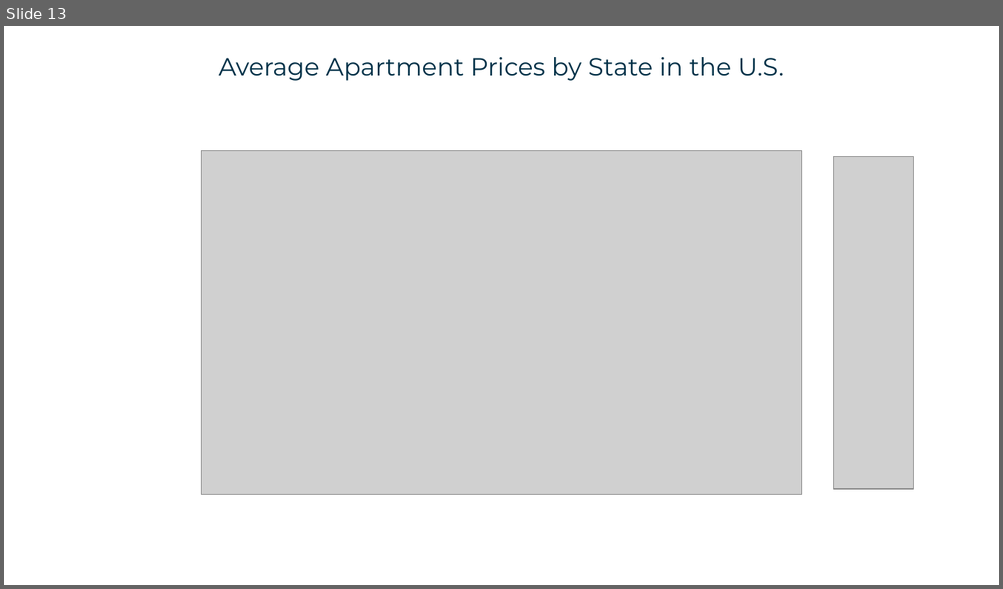
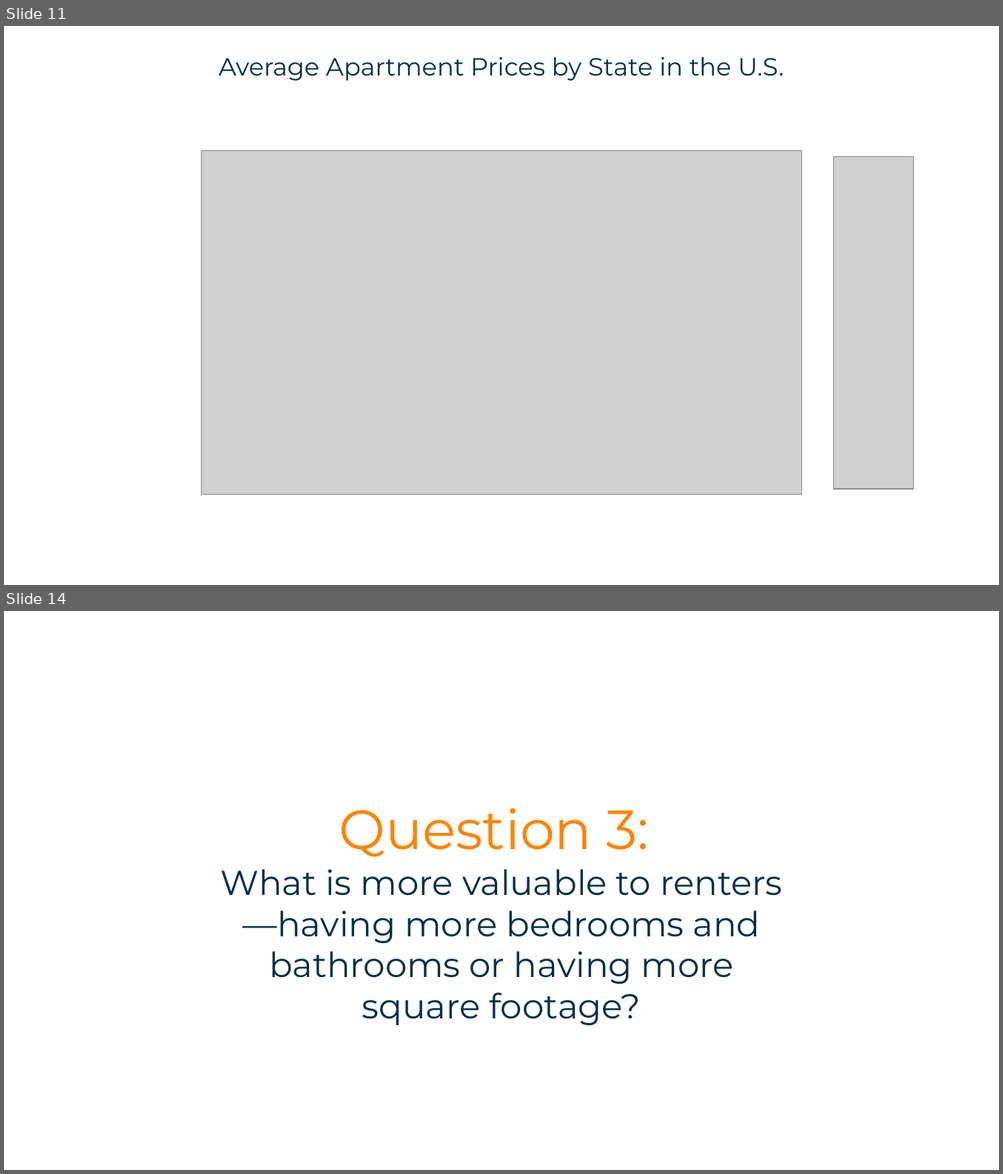
Before and after one commit to tghcb9/dataanalytics-project1-group6, a slide deck: submission/presentation/docs/Project 1 Presentation - Group 6.pptx. Shown one above the other, each under a label of ours: slide 13 before the commit, slides 11 and 14 after it; the slides between them are not shown. The pictures are 1003x589 and 1003x1174 pixels, drawn with LibreOffice and Linux fonts; fonts in the diff are those of the drawing; grey boxes stand for pictures. Boxes give left, top, right and bottom in pixels: in the first picture for what was removed or moved away, otherwise in the second. Text is boxed around its words. In the diff, an @@ line names an element or a change of style, - is before the commit and + after.

```diff
--- a/submission/presentation/docs/Project 1 Presentation - Group 6.pptx
+++ b/submission/presentation/docs/Project 1 Presentation - Group 6.pptx
@@ slide 14 added at box(4, 611, 999, 1170), background #FFFFFF @@
@@ text added at box(220, 808, 782, 1026), 25 pt, text #023047 @@
+Question 3:
+What is more valuable to renters—having more bedrooms and bathrooms or having more square footage?
@@ what was slide 13 is now slide 11 @@
```
Also in this commit, not shown: 11 slides changed, 6 other slides added, 5 slides removed, 3 other files.
